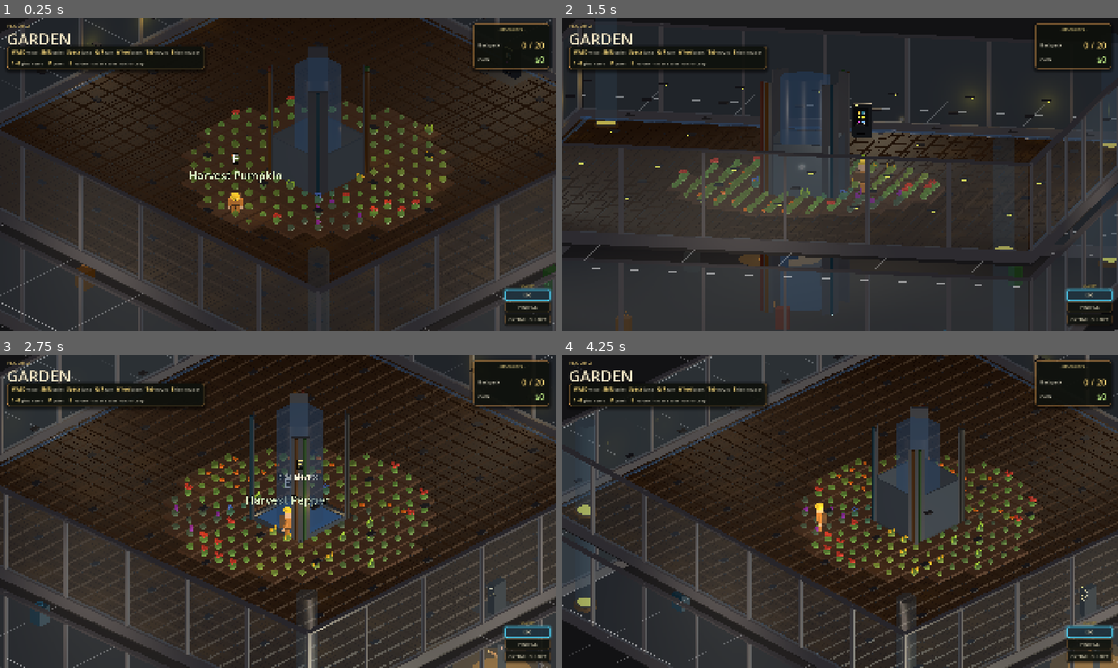
Above: before the commit, frames 1-4 (two rows, left to right).
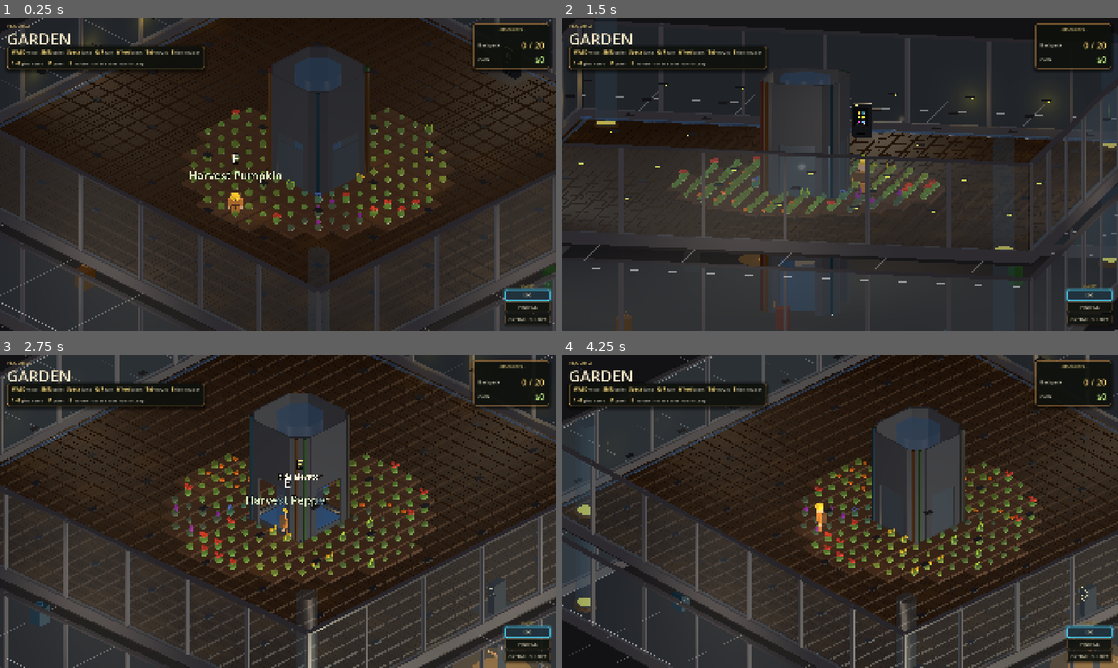
Above: after the commit, the same moments.

Repository: jaredclarkgay/space-tower-iso
Game: Godot game, scene res://scenes/tower/tower.tscn
Two runs of this game, one before a commit and one after it. Both use one fixed random seed, a clock stepped at 60 frames per second and the inputs below.
Inputs (mouse positions are in pixels of both pictures, inside the frame that each line leads up to):
- Up to frame 1 (0.25 s): no input
- Up to frame 2 (1.5 s): tap Enter at 0.5 s; move the mouse to (962, 158) at 0.52 s; hold D (move_right) 0.53-1.25 s; hold Middle mouse button (camera_pan) 0.53-1.25 s; click (962, 158) at 0.67 s; tap Space (jump) at 0.77 s; drag from (728, 190) to (812, 237) at 1.27 s
- Up to frame 3 (2.75 s): move the mouse to (333, 442) at 2.02 s; hold D (move_right) from 2.03 s (still down); hold R (camera_rotate_right) from 2.03 s (still down)
- Up to frame 4 (4.25 s): release D (move_right) at 2.75 s; release R (camera_rotate_right) at 2.75 s; drag from (812, 574) to (673, 464) at 2.77 s; tap Space (jump) at 3.5, 3.77 s; move the mouse to (1006, 558) at 3.52 s; hold A (move_left) from 3.53 s (still down); hold Mouse wheel down (camera_zoom_out) from 3.53 s (still down)

The runs differ from the first frame. In frame 1, 2.2% of the frame differs, in the area x 3-78%, y 9-44%; in frame 2, 0.5%; in frame 3, 2.9%, in the area x 45-78%, y 2-59%; in frame 4, 1.9%.

Commit message:
fix(elevator): enclosed shaft walls on every floor (not just where the car is)
The static elevator core left its cardinal faces bare — the car + its doors were
the only thing that made the shaft read as enclosed. So any floor without the car
parked at it (every tube-reached upper floor, or a served floor with the car
elsewhere) showed an open, skeletal shaft (operator: "the elevator walls aren't
there on the floors I reach through the tubes").

build_elevator_core now frames each cardinal face with side jambs + a lintel,
leaving a central doorway opening — a proper enclosed elevator shaft with door
openings, identical on every floor since every floor calls this builder. Visual
only (no collision), so walking onto the car and the car's own sliding doors are
untouched and the opening stays clear.

Co-Authored-By: Claude Opus 4.8 (1M context) <noreply@anthropic.com>

Diff:
--- a/scenes/shared/floor_chrome.gd
+++ b/scenes/shared/floor_chrome.gd
@@ -51,6 +51,25 @@
 	# East + west strips fill only the hole's z band.
 	_add_slab_piece(body, mat, Vector3(strip, thick, 2.0 * s), Vector3(-(s + strip * 0.5), y, 0))
 	_add_slab_piece(body, mat, Vector3(strip, thick, 2.0 * s), Vector3(s + strip * 0.5, y, 0))
+
+
+# One shaft-wall panel on a cardinal face. `pos_xz` is the panel centre on the XZ
+# plane (y ignored); width runs along `tangent`, thickness along `normal`.
+static func _add_shaft_panel(body: StaticBody3D, mat: Material, pos_xz: Vector3,
+		tangent: Vector3, normal: Vector3, width: float, thickness: float,
+		y_center: float, y_height: float) -> void:
+	var mesh := MeshInstance3D.new()
+	mesh.name = "ShaftWall"
+	var box := BoxMesh.new()
+	box.size = Vector3(
+		absf(tangent.x) * width + absf(normal.x) * thickness,
+		y_height,
+		absf(tangent.z) * width + absf(normal.z) * thickness,
+	)
+	mesh.mesh = box
+	mesh.material_override = mat
+	mesh.position = Vector3(pos_xz.x, y_center, pos_xz.z)
+	body.add_child(mesh)
 
 
 static func _add_slab_piece(body: StaticBody3D, mat: Material, size: Vector3, pos: Vector3) -> void:
@@ -249,6 +268,38 @@
 		col.rotation.y = yaw_for_corner
 		body.add_child(col)
 
+	# --- Cardinal-face shaft walls (4). Each face gets a framed DOORWAY: two side
+	# jambs + a lintel above, leaving a central opening. This is what makes the
+	# shaft read as an enclosed elevator shaft on EVERY floor — previously the
+	# cardinal faces were bare, so any floor without the car parked at it (tube-
+	# reached upper floors, or a served floor with the car elsewhere) showed an
+	# open, skeletal shaft. Visual only (no collision) so walking onto the car +
+	# the car's own doors are unaffected; the central opening stays clear.
+	var wall_mat := StandardMaterial3D.new()
+	wall_mat.albedo_color = Color(0.33, 0.35, 0.41)
+	wall_mat.metallic = 0.45
+	wall_mat.roughness = 0.5
+	var door_h: float = minf(2.8, height - 0.4)
+	var door_w: float = side_length * 0.72
+	var jamb_w: float = (side_length - door_w) * 0.5
+	var wall_thk: float = 0.1
+	for spec in [
+		{"tangent": Vector3(1, 0, 0), "normal": Vector3(0, 0, 1), "centre": Vector3(0, 0, -size * 0.5)},
+		{"tangent": Vector3(1, 0, 0), "normal": Vector3(0, 0, 1), "centre": Vector3(0, 0, size * 0.5)},
+		{"tangent": Vector3(0, 0, 1), "normal": Vector3(1, 0, 0), "centre": Vector3(size * 0.5, 0, 0)},
+		{"tangent": Vector3(0, 0, 1), "normal": Vector3(1, 0, 0), "centre": Vector3(-size * 0.5, 0, 0)},
+	]:
+		var tang: Vector3 = spec.tangent
+		var norm: Vector3 = spec.normal
+		var ctr: Vector3 = spec.centre
+		# Two jambs flanking the opening.
+		for sgn in [-1.0, 1.0]:
+			var t_off: float = sgn * (door_w + jamb_w) * 0.5
+			_add_shaft_panel(body, wall_mat, ctr + tang * t_off, tang, norm, jamb_w, wall_thk, height * 0.5, height)
+		# Lintel above the opening.
+		var lintel_h: float = height - door_h
+		_add_shaft_panel(body, wall_mat, ctr, tang, norm, door_w, wall_thk, door_h + lintel_h * 0.5, lintel_h)
+
 	# --- Geometry-data dict. Cardinal faces (N/S/E/W) — kept for any future
 	# caller that builds against the open doorways; unused by the car today.
 	var cardinals := []
